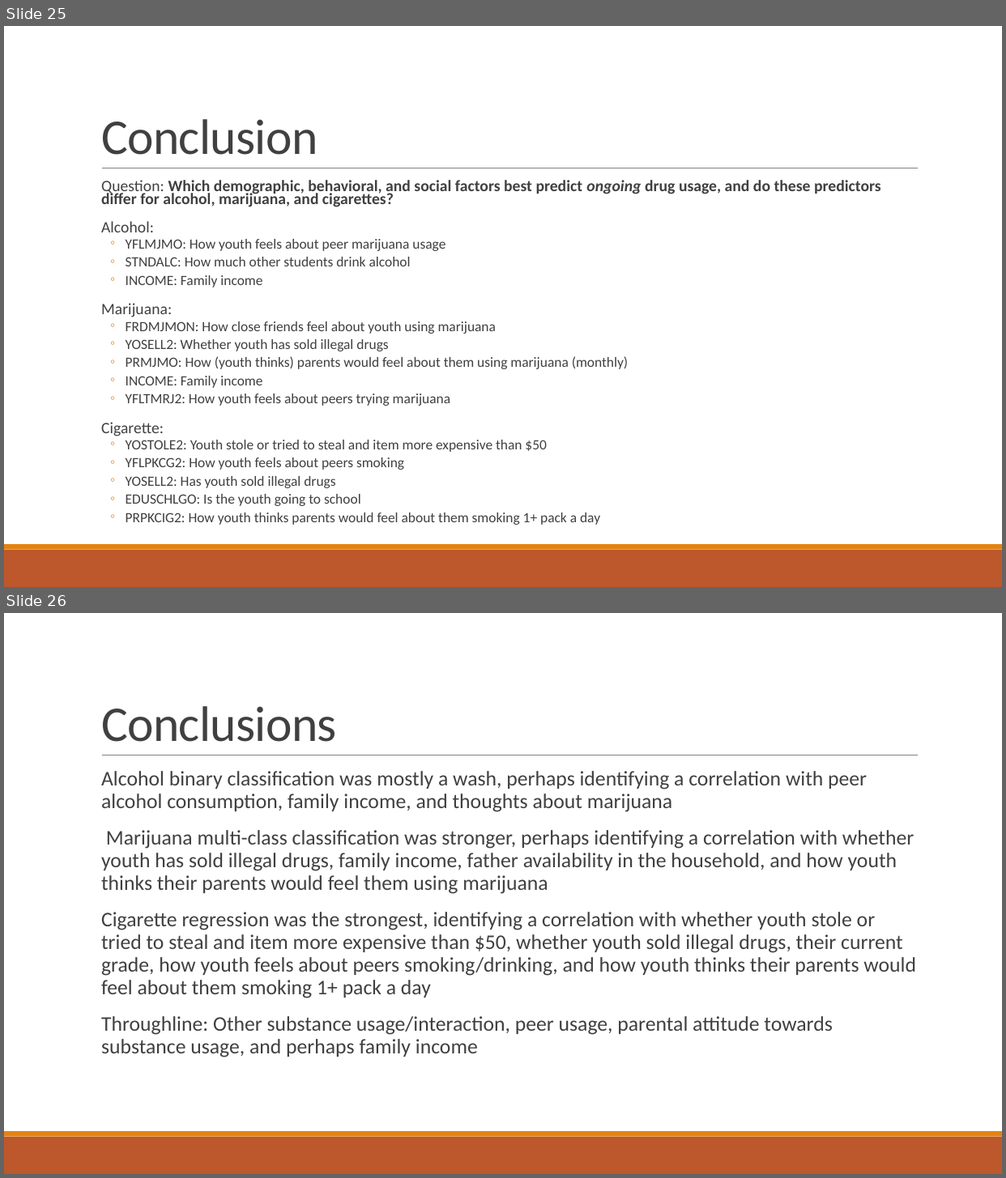
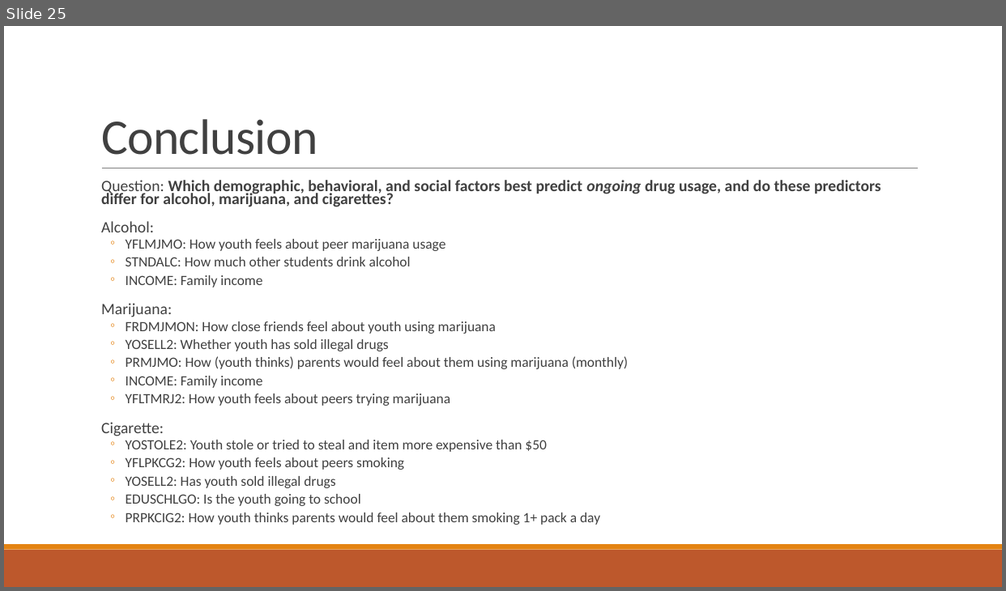
Before and after one commit to senaisle/DATA-5322, a slide deck: 1. Decision Trees/slides.pptx. Shown one above the other, each under a label of ours: slides 25 and 26 before the commit, slide 25 after it. The pictures are 1006x1178 and 1006x591 pixels, drawn with LibreOffice and Linux fonts; fonts in the diff are those of the drawing. Boxes give left, top, right and bottom in pixels: in the first picture for what was removed or moved away, otherwise in the second. Text is boxed around its words. In the diff, an @@ line names an element or a change of style, - is before the commit and + after.

Commit message:
forgot to delete a slide

```diff
--- a/1. Decision Trees/slides.pptx
+++ b/1. Decision Trees/slides.pptx
@@ slide 26 removed at [4, 613, 1002, 1174], background #FFFFFF; not listed: 3 template elements that a slide beside it also shows @@
@@ title removed at [101, 706, 337, 742] @@
-Conclusions
@@ text removed at [101, 771, 916, 1058] @@
-  Alcohol binary classification was mostly a wash, perhaps identifying a correlation with peer alcohol consumption, family income, and thoughts about marijuana
-  Marijuana multi-class classification was stronger, perhaps identifying a correlation with whether youth has sold illegal drugs, family income, father availability in the household, and how youth thinks their parents would feel them using marijuana
-  Cigarette regression was the strongest, identifying a correlation with whether youth stole or tried to steal and item more expensive than $50, whether youth sold illegal drugs, their current grade, how youth feels about peers smoking/drinking, and how youth thinks their parents would feel about them smoking 1+ pack a day
-  Throughline: Other substance usage/interaction, peer usage, parental attitude towards substance usage, and perhaps family income
```
